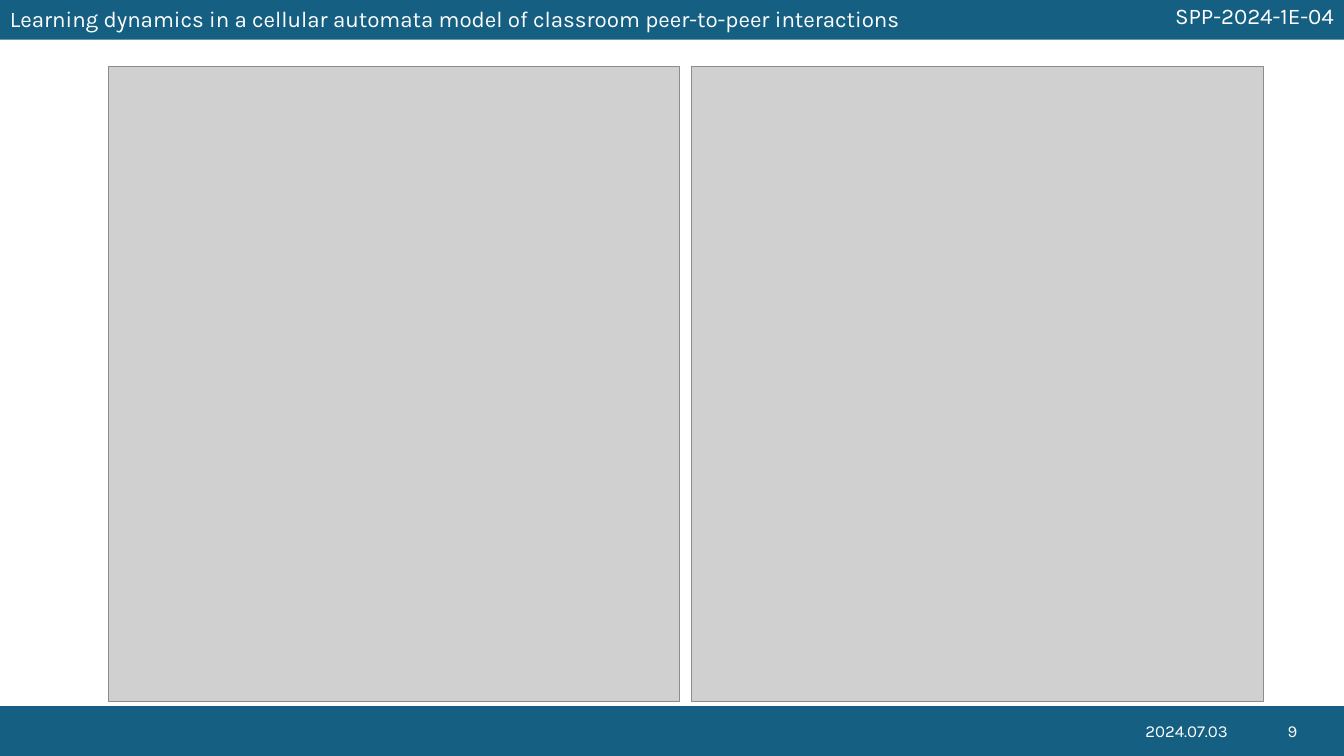
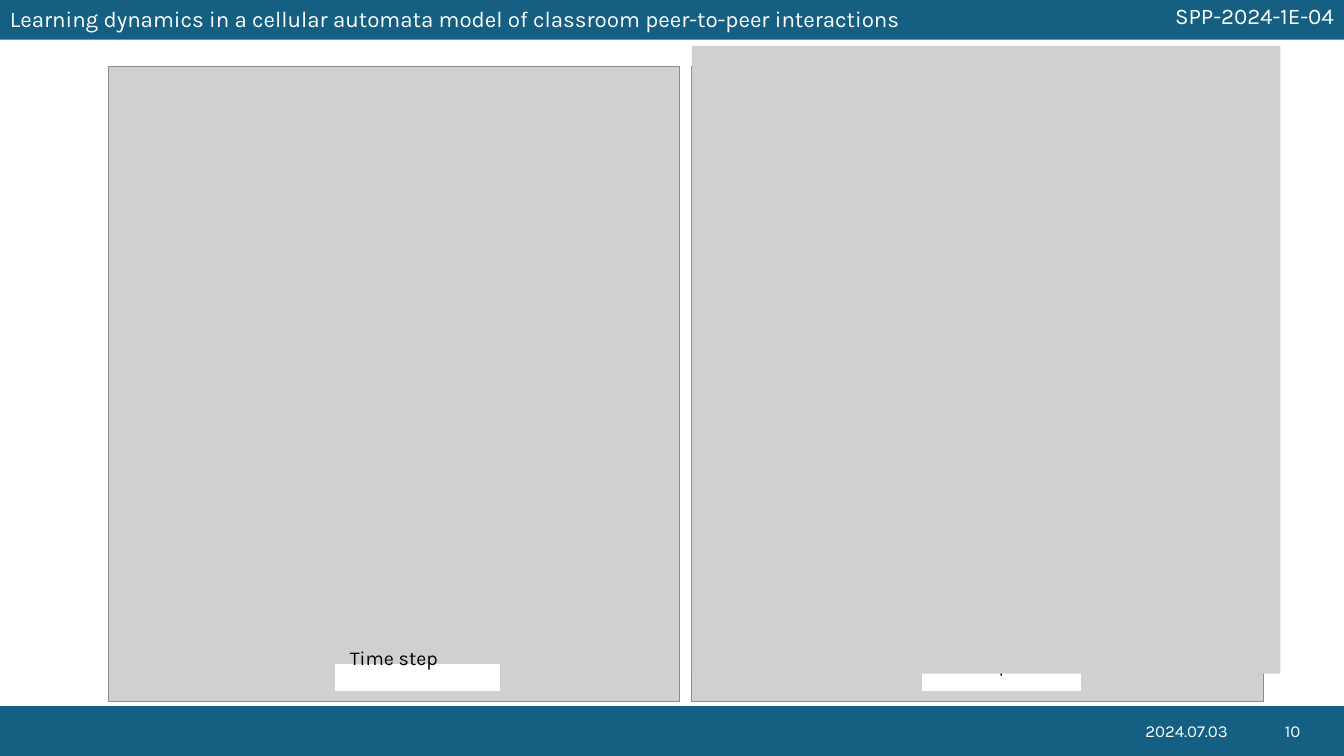
Before and after one commit to ioakimsy/BS-Thesis, a slide deck: slide 10 of documents/SPP-2024-presentation.pptx (slide 9 before the commit). Drawn at 1344x756 pixels with LibreOffice and Linux fonts; fonts in the diff are those of the drawing; grey boxes stand for pictures. Boxes give left, top, right and bottom in pixels: in the first picture for what was removed or moved away, otherwise in the second. Text is boxed around its words. In the diff, an @@ line names an element or a change of style, - is before the commit and + after.

```diff
--- a/documents/SPP-2024-presentation.pptx
+++ b/documents/SPP-2024-presentation.pptx
@@ picture added at (x1=692, y1=46, x2=1280, y2=675) @@
@@ text added at (x1=350, y1=651, x2=438, y2=671), 14 pt, text #000000 @@
+Time step
@@ rectangle added at (x1=337, y1=664, x2=500, y2=690), fill #FFFFFF, outline #FFFFFF 1.5 pt @@
@@ text added at (x1=922, y1=673, x2=1010, y2=677), 14 pt, text #000000 @@
+Time step
@@ rectangle added at (x1=924, y1=664, x2=1080, y2=690), fill #FFFFFF, outline #FFFFFF 1.5 pt @@
@@ page number at (x1=1285, y1=726, x2=1300, y2=737): text changed @@
-9
+10
```
Also in this commit, not shown: 13 other slides changed, 5 slides added, 1 slide removed, 19 other files.
